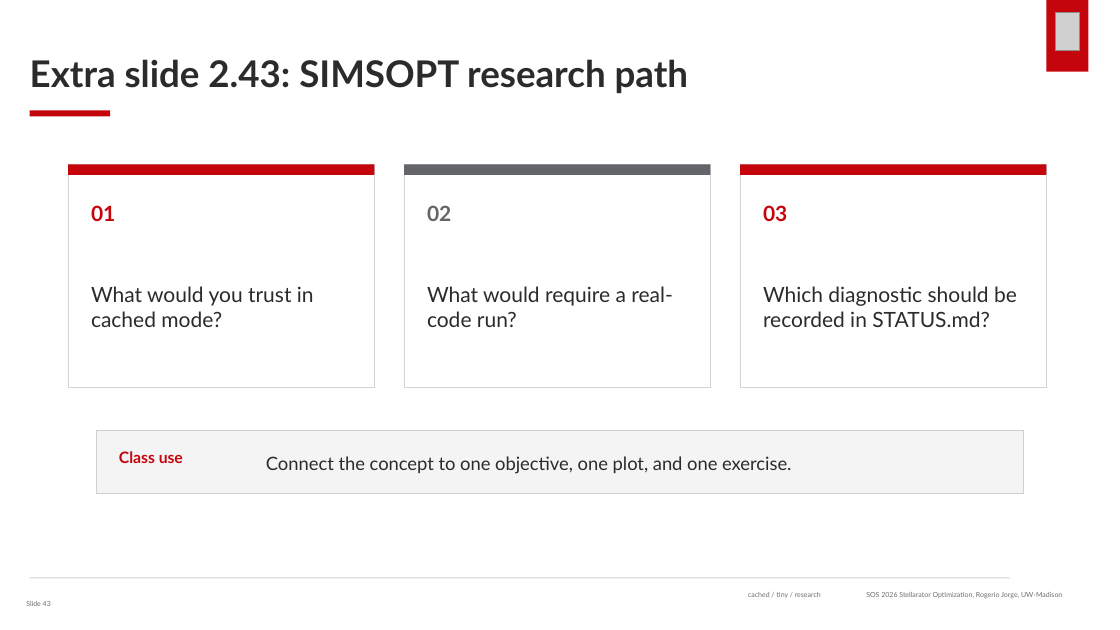
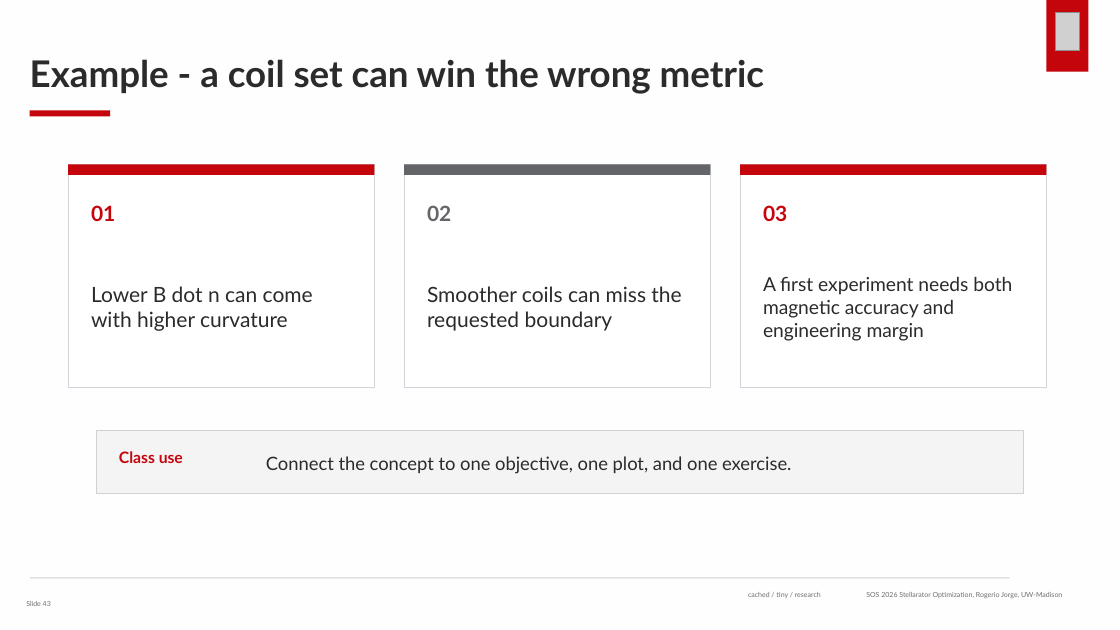
Before and after one commit to rogeriojorge/sos2026-rjorge-stellarator-optimization, a slide deck: slide 43 of slides/pptx/lecture_2_coils_single_stage.pptx. Drawn at 1120x630 pixels with LibreOffice and Linux fonts; fonts in the diff are those of the drawing; grey boxes stand for pictures. Boxes give left, top, right and bottom in pixels: in the first picture for what was removed or moved away, otherwise in the second. Text is boxed around its words. In the diff, an @@ line names an element or a change of style, - is before the commit and + after.

```diff
--- a/slides/pptx/lecture_2_coils_single_stage.pptx
+++ b/slides/pptx/lecture_2_coils_single_stage.pptx
@@ rectangle added at (0,0,1120,630), fill #FEFEFE @@
@@ text at (30,59,764,94): text changed @@
-Extra slide 2.43: SIMSOPT research path
+Example - a coil set can win the wrong metric
@@ text at (91,286,313,331): text changed @@
-What would you trust in cached mode?
+Lower B dot n can come with higher curvature
@@ text at (427,286,681,331): text changed @@
-What would require a real-code run?
+Smoother coils can miss the requested boundary
@@ text at (763,277,1012,341): text changed; size 18 to 16.5 pt @@
-Which diagnostic should be recorded in STATUS.md?
+A first experiment needs both magnetic accuracy and engineering margin
```
Also in this commit, not shown: 32 other slides changed, 5 slides added, 5 slides removed, 38 other files.
